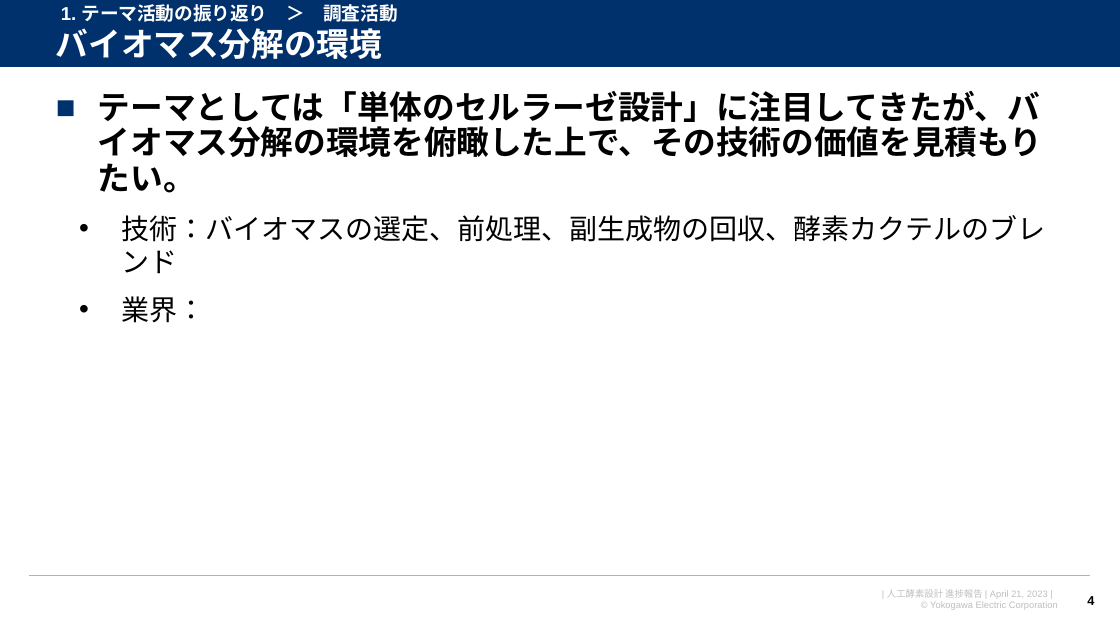
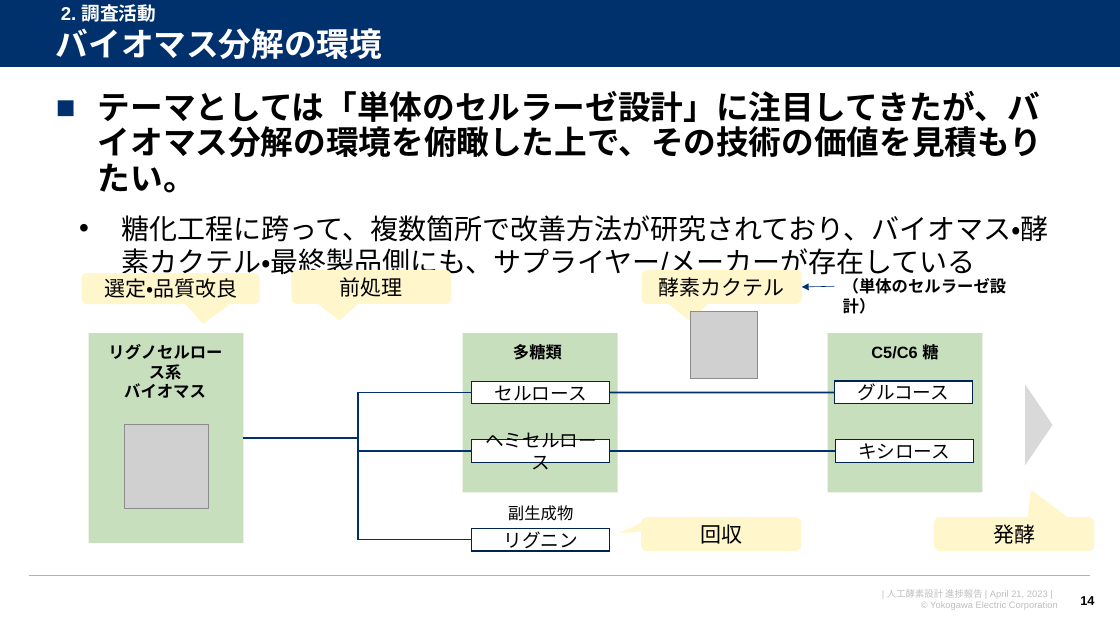
Before and after one commit to watarukumagai-git/denovo, a slide deck: slide 14 of joint_res/230421_人工酵素設計_進捗報告_rev.0.pptx (slide 4 before the commit). Drawn at 1120x630 pixels with LibreOffice and Linux fonts; fonts in the diff are those of the drawing; grey boxes stand for pictures; background and template pictures are left out. Boxes give left, top, right and bottom in pixels: in the first picture for what was removed or moved away, otherwise in the second. Text is boxed around its words. In the diff, an @@ line names an element or a change of style, - is before the commit and + after.

```diff
--- a/joint_res/230421_人工酵素設計_進捗報告_rev.0.pptx
+++ b/joint_res/230421_人工酵素設計_進捗報告_rev.0.pptx
@@ text at (x1=61, y1=4, x2=156, y2=22): text changed @@
-1. テーマ活動の振り返り ＞ 調査活動
+2. 調査活動
@@ text at (x1=121, y1=215, x2=1049, y2=280): text changed @@
-  • 技術：バイオマスの選定、前処理、副生成物の回収、酵素カクテルのブレンド
-  • 業界：
+  • 糖化工程に跨って、複数箇所で改善方法が研究されており、バイオマス・酵素カクテル・最終製品側にも、サプライヤー/メーカーが存在している
@@ rounded speech box added at (x1=82, y1=273, x2=260, y2=304), fill #FFF6CC, 18 pt, text #000000 @@
+選定・品質改良
@@ rounded speech box added at (x1=292, y1=270, x2=452, y2=303), fill #FFF6CC, 18 pt, text #000000 @@
+前処理
@@ rounded speech box added at (x1=642, y1=270, x2=802, y2=303), fill #FFF6CC, 18 pt, text #000000 @@
+酵素カクテル
@@ arrow added from (834, 287) to (802, 287), #00316C 0.5 pt @@
@@ text added at (x1=843, y1=278, x2=1007, y2=314), 14 pt, text #000000, bold @@
+（単体のセルラーゼ設計）
@@ picture added at (x1=691, y1=312, x2=758, y2=379) @@
@@ rectangle added at (x1=88, y1=333, x2=243, y2=543), fill #C8DFBD @@
@@ text added at (x1=108, y1=344, x2=222, y2=398), 14 pt, text #000000, bold @@
+リグノセルロース系
+バイオマス
@@ rectangle added at (x1=463, y1=333, x2=618, y2=492), fill #C8DFBD @@
@@ text added at (x1=513, y1=344, x2=562, y2=360), 14 pt, text #000000, bold @@
+多糖類
@@ rectangle added at (x1=828, y1=333, x2=982, y2=492), fill #C8DFBD @@
@@ text added at (x1=871, y1=341, x2=938, y2=363), 14 pt, text #000000, bold @@
+C5/C6 糖
@@ rectangle added at (x1=472, y1=381, x2=610, y2=404), fill #FFFFFF, outline #002450 1 pt, 16 pt, text #000000 @@
+セルロース
@@ rectangle added at (x1=834, y1=381, x2=972, y2=404), fill #FFFFFF, outline #002450 1 pt, 16 pt, text #000000 @@
+グルコース
@@ triangle added at (x1=1025, y1=385, x2=1053, y2=466), fill #D9D9D9 @@
@@ elbow line added from (244, 438) to (472, 392), #00316C 1.5 pt @@
@@ line added from (610, 392) to (834, 392), #00316C 1.5 pt @@
@@ picture added at (x1=124, y1=425, x2=208, y2=509) @@
@@ elbow line added from (244, 438) to (472, 539), #00316C 1.5 pt @@
@@ elbow line added from (244, 438) to (472, 451), #00316C 1.5 pt @@
@@ rectangle added at (x1=472, y1=440, x2=610, y2=463), fill #FFFFFF, outline #002450 1 pt, 16 pt, text #000000 @@
+ヘミセルロース
@@ rectangle added at (x1=835, y1=440, x2=973, y2=463), fill #FFFFFF, outline #002450 1 pt, 16 pt, text #000000 @@
+キシロース
@@ line added from (610, 451) to (835, 451), #00316C 1.5 pt @@
@@ text added at (x1=508, y1=505, x2=573, y2=521), 14 pt, text #000000 @@
+副生成物
@@ rectangle added at (x1=472, y1=528, x2=610, y2=551), fill #FFFFFF, outline #002450 1 pt, 16 pt, text #000000 @@
+リグニン
@@ rounded speech box added at (x1=641, y1=518, x2=802, y2=551), fill #FFF6CC, 18 pt, text #000000 @@
+回収
@@ rounded speech box added at (x1=934, y1=518, x2=1095, y2=551), fill #FFF6CC, 18 pt, text #000000 @@
+発酵
@@ page number at (x1=1080, y1=596, x2=1094, y2=605): text changed @@
-4
+14
```
Also in this commit, not shown: 8 other slides changed, 13 slides added, 1 slide removed.
